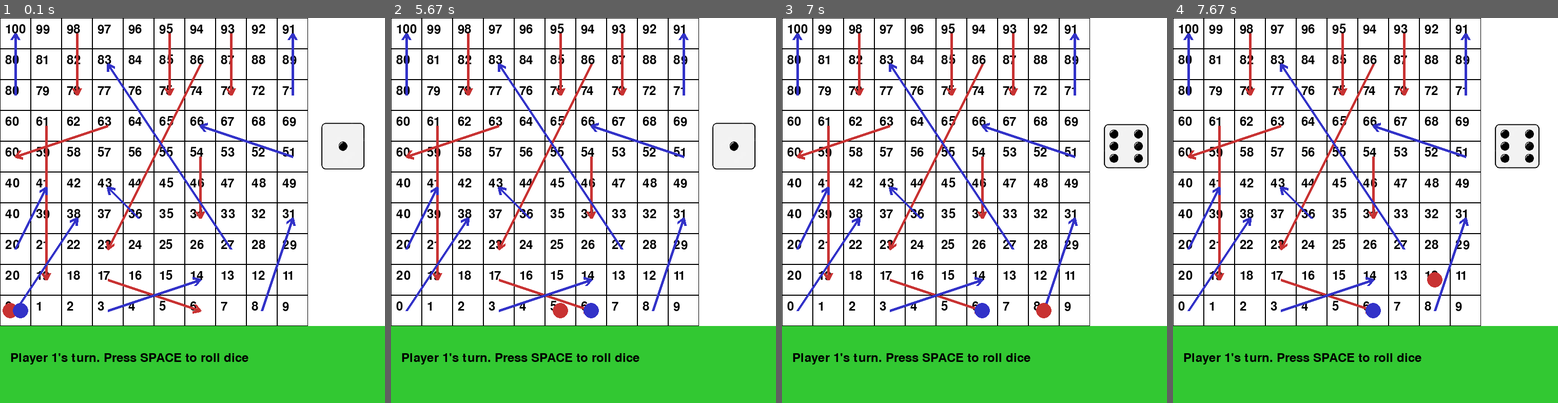
Above: before the commit, frames 1-4 (left to right).
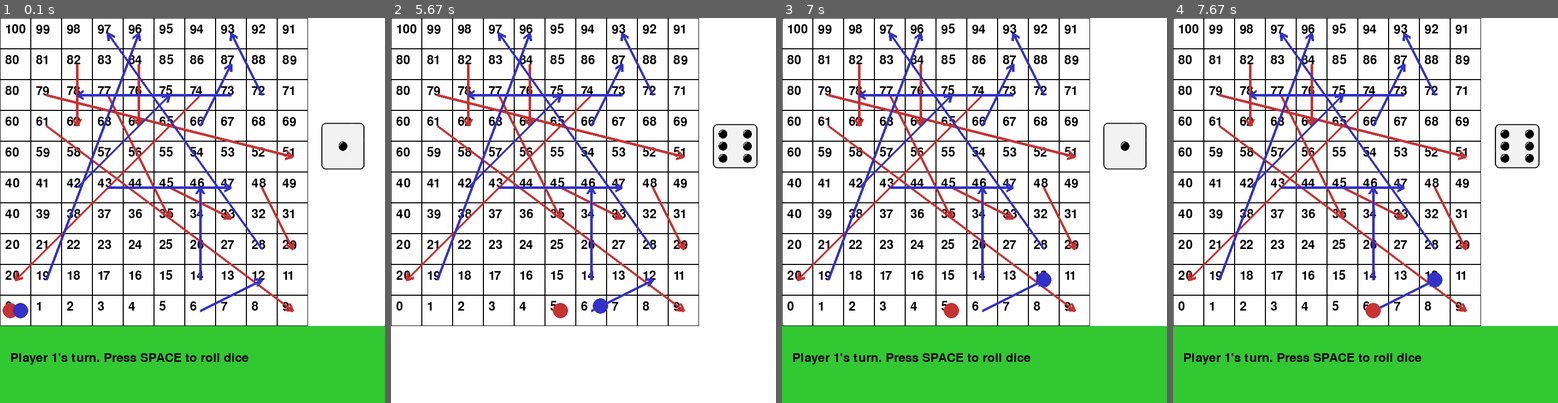
Above: after the commit, the same moments.

Repository: AdhithiyaSureshRaja/snake_and_ladder_pygame
Game: pygame game, started from snake_and_ladder.py
The game is run twice, just before and just after one commit, with the same random seed, the same clock (stepped at 60 frames per second) and the same inputs.
Inputs:
- Up to frame 1 (0.1 s): no input
- Up to frame 2 (5.67 s): tap Space at 0.33, 3.3, 3.6, 3.8, 4.2, 4.5 s
- Up to frame 3 (7 s): no input
- Up to frame 4 (7.67 s): no input

The runs differ from the first frame. In frame 1, 6.3% of the frame differs, in the area x 2-78%, y 3-77%; in frame 2, 27%, in the area x 0-100%, y 3-100%; in frame 3, 7.3%; in frame 4, 6.5%.

Commit message:
randomlization to ladder and snakes

Diff:
--- a/snake_and_ladder.py
+++ b/snake_and_ladder.py
@@ -3,10 +3,8 @@
 import random
 import math
 
-# Initialize Pygame
+# ---------------- Pygame Initialization ---------------- #
 pygame.init()
-
-# Screen setup
 WIDTH, HEIGHT = 600, 600
 ROWS, COLS = 10, 10
 SQUARE_SIZE = WIDTH // COLS
@@ -14,34 +12,52 @@
 screen = pygame.display.set_mode((WIDTH + 150, HEIGHT + INFO_HEIGHT))
 pygame.display.set_caption("Snake and Ladder")
 
-# Colors
+# Colors and fonts
 WHITE = (255, 255, 255)
 BLACK = (0, 0, 0)
 RED = (200, 50, 50)
 BLUE = (50, 50, 200)
 GREEN = (50, 200, 50)
-
-# Fonts
 font = pygame.font.Font(None, 36)
 
-# Snakes and ladders mapping
-snakes = {98: 78, 95: 75, 93: 73, 87: 24, 64: 60, 62: 19, 54: 34, 17: 7}
-ladders = {1: 38, 4: 14, 9: 31, 21: 42, 28: 84, 36: 44, 51: 67, 71: 91, 80: 100}
+# ---------------- Random Snakes and Ladders ---------------- #
+def generate_snakes_and_ladders(num_snakes=8, num_ladders=9):
+    snake_positions = {}
+    ladder_positions = {}
+    occupied = set()
 
-# Players
+    # Snakes: start > end
+    while len(snake_positions) < num_snakes:
+        start = random.randint(20, 99)
+        end = random.randint(1, start - 1)
+        if start not in occupied and end not in occupied and start != 100 and end != 1:
+            snake_positions[start] = end
+            occupied.add(start)
+            occupied.add(end)
+
+    # Ladders: start < end
+    while len(ladder_positions) < num_ladders:
+        start = random.randint(1, 79)
+        end = random.randint(start + 1, 100)
+        if start not in occupied and end not in occupied and start != 1 and end != 100:
+            ladder_positions[start] = end
+            occupied.add(start)
+            occupied.add(end)
+
+    return snake_positions, ladder_positions
+
+snakes, ladders = generate_snakes_and_ladders()
+
+# ---------------- Players and Dice ---------------- #
 player_positions = [1, 1]
 player_colors = [(200, 50, 50), (50, 50, 200)]
 current_player = 0
-
-# Load dice images
 dice_images = [pygame.image.load(f"dice{i}.png") for i in range(1, 7)]
 for i in range(len(dice_images)):
     dice_images[i] = pygame.transform.scale(dice_images[i], (100, 100))
-
 current_dice = dice_images[0]
 
 # ---------------- Functions ---------------- #
-
 def draw_board():
     num = 100
     for row in range(ROWS):
@@ -64,9 +80,7 @@
     return x, y
 
 def draw_arrow_line(start, end, color):
-    # Draw main line
     pygame.draw.line(screen, color, start, end, 5)
-    # Draw arrowhead
     angle = math.atan2(end[1] - start[1], end[0] - start[0])
     arrow_length = 15
     arrow_angle = math.pi / 6
@@ -86,23 +100,14 @@
 def draw_players(exclude_player=None, moving_pos=None):
     for i, pos in enumerate(player_positions):
         if i == exclude_player and moving_pos is None:
-            continue  # skip moving player
-
-        # Use moving_pos directly if provided
+            continue
         if i == exclude_player and moving_pos is not None:
             x, y = moving_pos
         else:
             x, y = get_coordinates(pos)
-
-        # Offset if players share same tile
         if player_positions.count(pos) > 1 and (i != exclude_player or moving_pos is None):
-            if i == 0:
-                x -= 10
-            else:
-                x += 10
-
+            x += -10 if i == 0 else 10
         pygame.draw.circle(screen, player_colors[i], (x, y), 15)
-
 
 def roll_dice_animation():
     global current_dice
@@ -114,26 +119,21 @@
     return random.randint(1, 6)
 
 def move_player(player, steps):
-    # Move step by step
     for _ in range(steps):
         if player_positions[player] < 100:
             player_positions[player] += 1
             draw_screen()
             pygame.display.flip()
             pygame.time.delay(200)
-
-    # Handle snakes/ladders
     while player_positions[player] in ladders or player_positions[player] in snakes:
         destination = ladders.get(player_positions[player], snakes.get(player_positions[player]))
         start_pos = get_coordinates(player_positions[player])
         end_pos = get_coordinates(destination)
-
         steps_count = 20
         for i in range(steps_count + 1):
             t = i / steps_count
             x = int(start_pos[0] + (end_pos[0] - start_pos[0]) * t)
             y = int(start_pos[1] + (end_pos[1] - start_pos[1]) * t)
-
             screen.fill(WHITE)
             draw_board()
             draw_snakes_and_ladders()
@@ -141,7 +141,6 @@
             draw_dice()
             pygame.display.flip()
             pygame.time.delay(50)
-
         player_positions[player] = destination
 
 def display_message(message):
